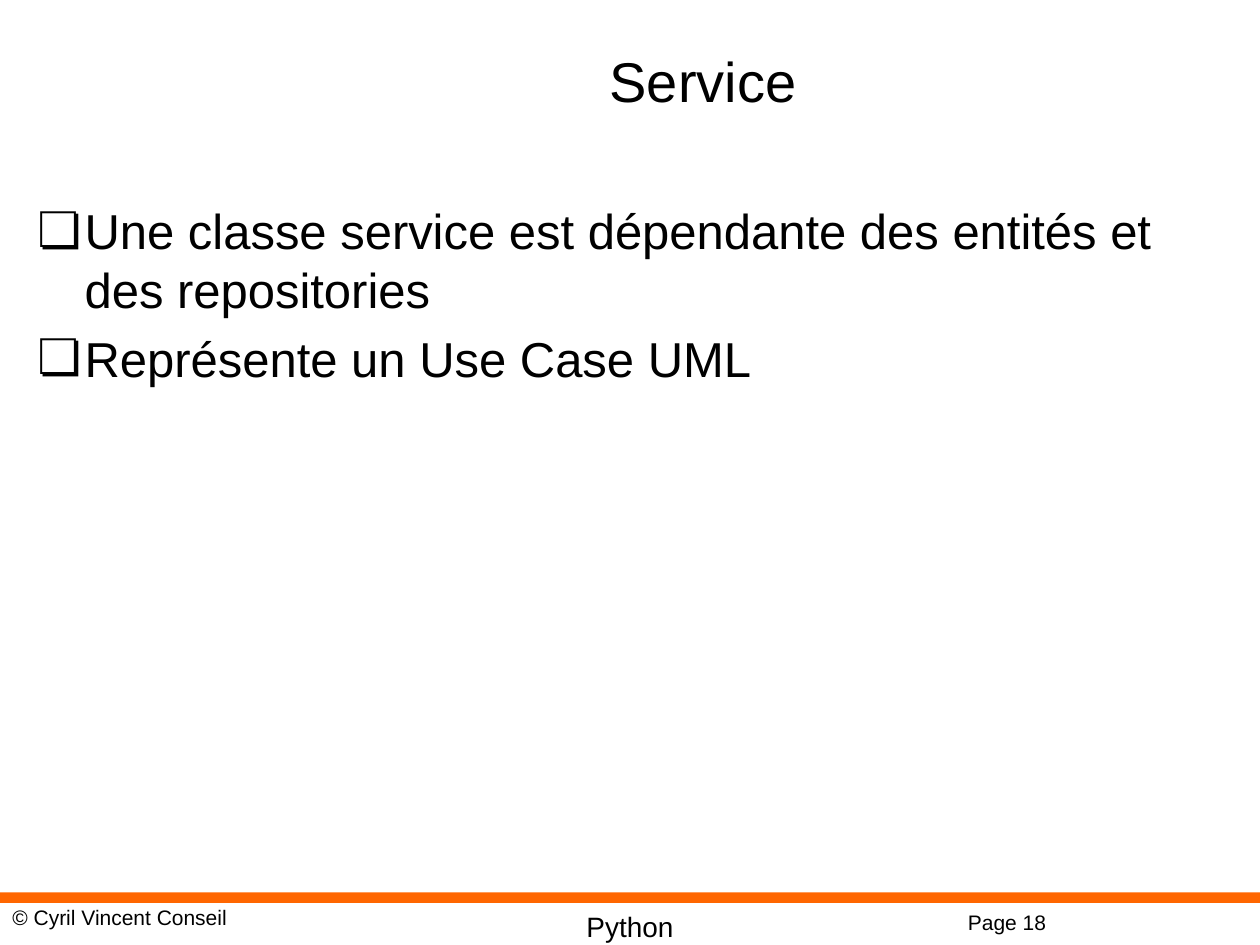
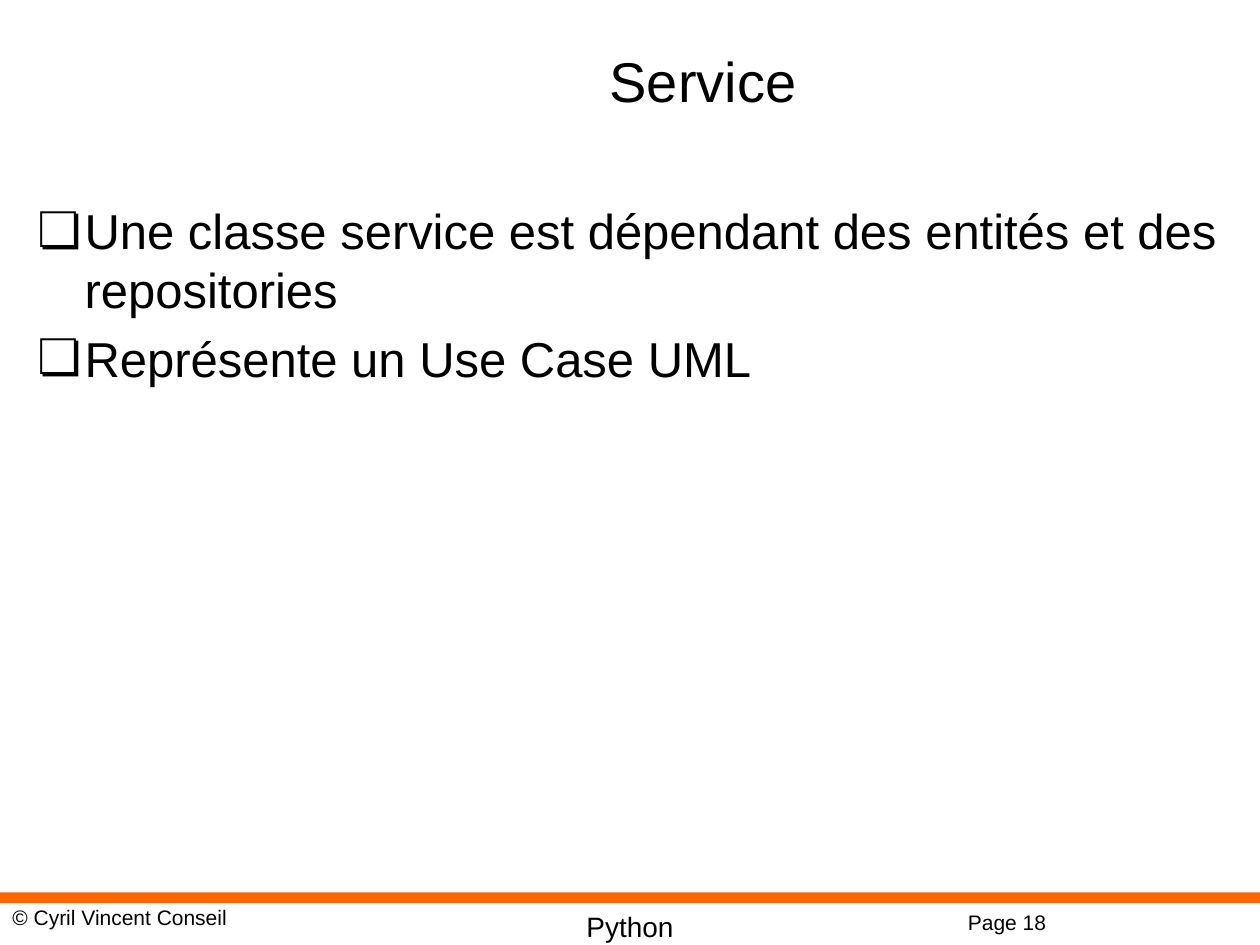
Before and after one commit to cyrilvincent/oo, a slide deck: slide 18 of PPT/PythonOO10-DesignPattern.pptx. Drawn at 1260x945 pixels with LibreOffice and Linux fonts; fonts in the diff are those of the drawing; background and template pictures are left out. Boxes give left, top, right and bottom in pixels: in the first picture for what was removed or moved away, otherwise in the second. Text is boxed around its words. In the diff, an @@ line names an element or a change of style, - is before the commit and + after.

```diff
--- a/PPT/PythonOO10-DesignPattern.pptx
+++ b/PPT/PythonOO10-DesignPattern.pptx
@@ text at [85,213,1216,318]: text changed @@
-❏ Une classe service est dépendante des entités et des repositories
+❏ Une classe service est dépendant des entités et des repositories
```
Also in this commit, not shown: 3 other files.
